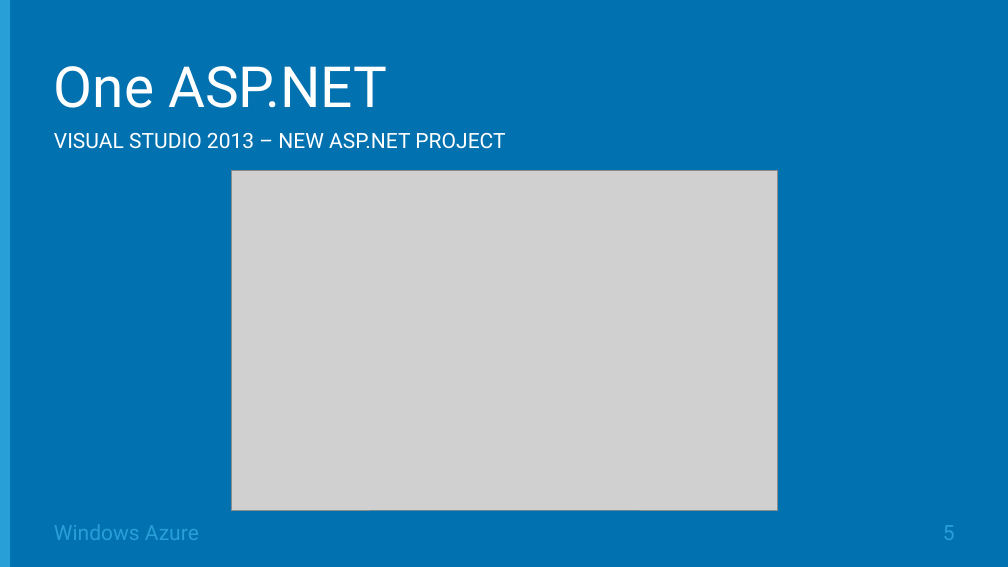
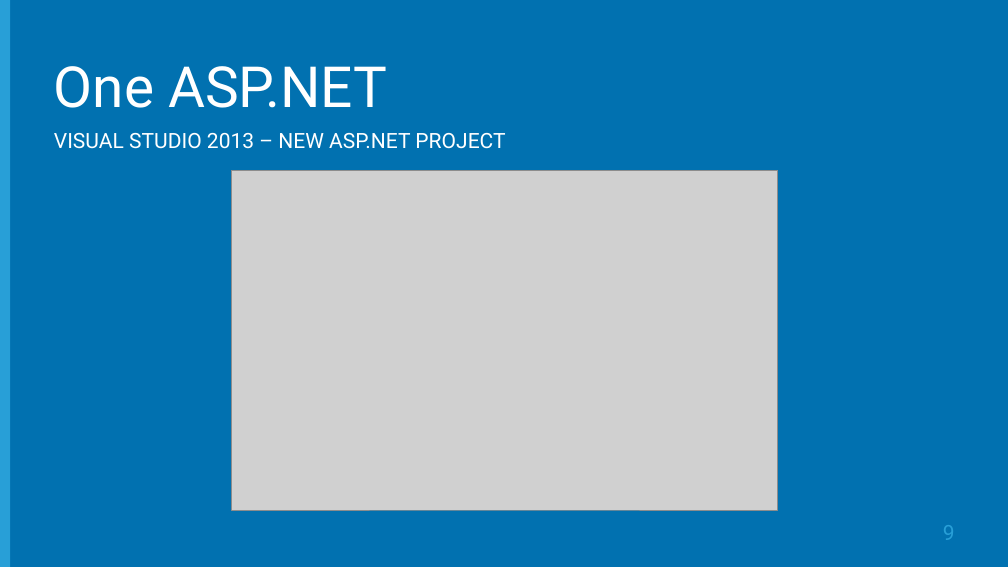
Before and after one commit to Microsoft-Web/DECK-ASPNET-and-VS-Web-Tooling, a slide deck: slide 9 of 2-ASPNET-and-VS-Web-Tooling.pptx (slide 5 before the commit). Drawn at 1008x567 pixels with LibreOffice and Linux fonts; fonts in the diff are those of the drawing; grey boxes stand for pictures; background and template pictures are left out. Boxes give left, top, right and bottom in pixels: in the first picture for what was removed or moved away, otherwise in the second. Text is boxed around its words. In the diff, an @@ line names an element or a change of style, - is before the commit and + after.

```diff
--- a/2-ASPNET-and-VS-Web-Tooling.pptx
+++ b/2-ASPNET-and-VS-Web-Tooling.pptx
@@ text removed at bbox=[54, 525, 199, 540] @@
-Windows Azure
@@ page number at bbox=[943, 525, 955, 540]: text changed @@
-5
+9
```
Also in this commit, not shown: 4 other slides changed, 14 slides added, 13 slides removed.
